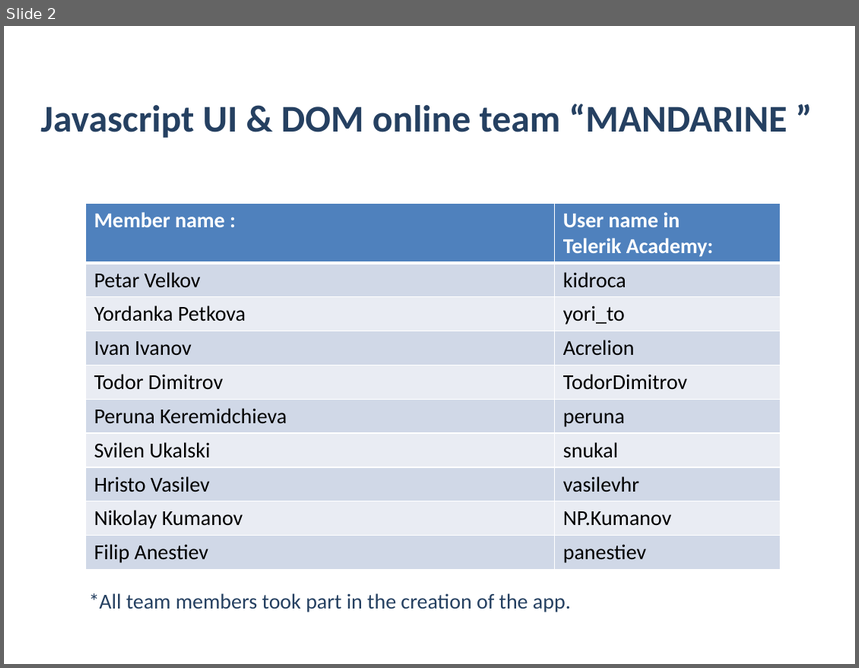
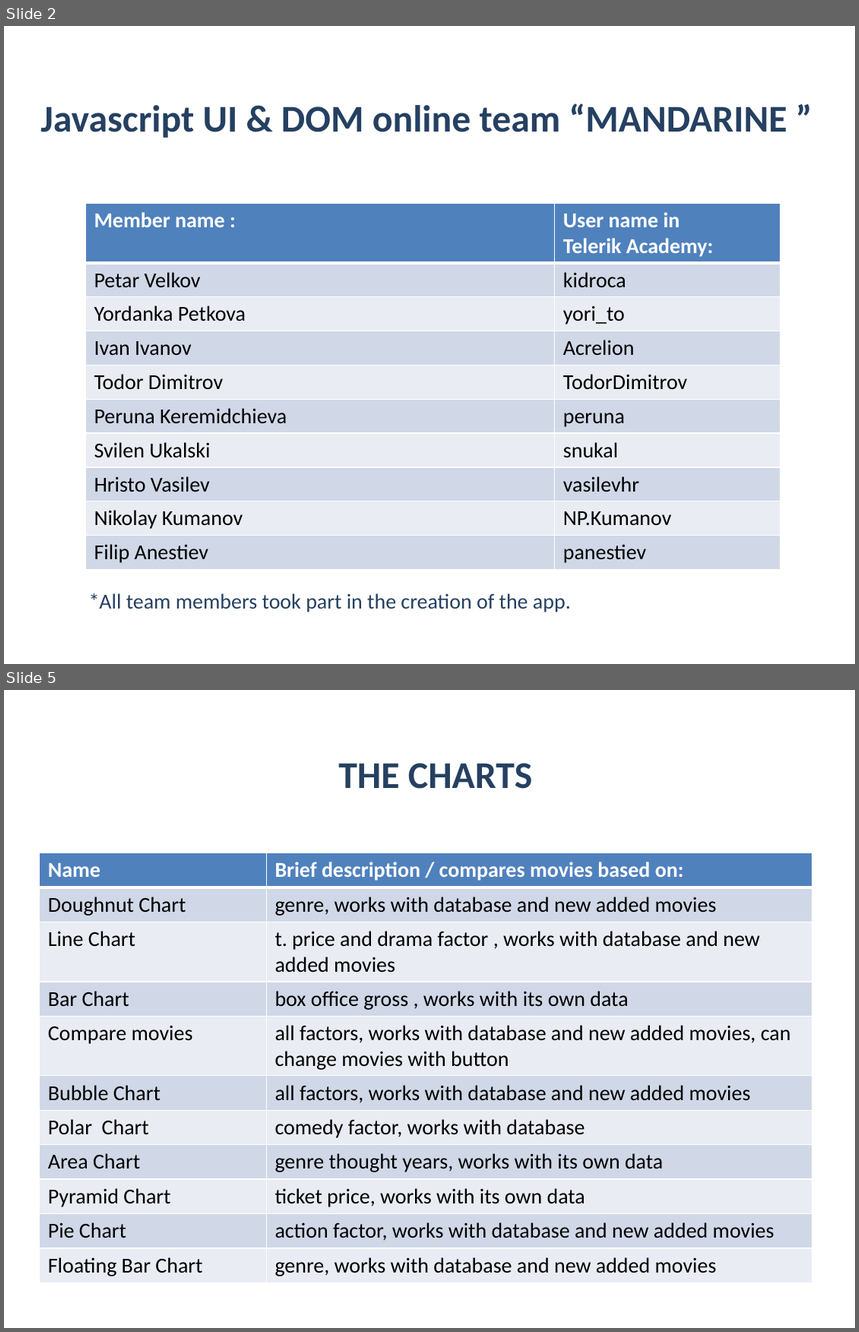
Before and after one commit to Acrelion/JS-Teamwork-Mandarine, a slide deck: Project Documentation/Presentation Mandarine.pptx. Shown one above the other, each under a label of ours: slide 2 before the commit, slides 2 and 5 after it; the slides between them are not shown. The pictures are 859x668 and 859x1332 pixels, drawn with LibreOffice and Linux fonts; fonts in the diff are those of the drawing; background and template pictures are left out. Boxes give left, top, right and bottom in pixels: in the first picture for what was removed or moved away, otherwise in the second. Text is boxed around its words. In the diff, an @@ line names an element or a change of style, - is before the commit and + after.

```diff
--- a/Project Documentation/Presentation Mandarine.pptx
+++ b/Project Documentation/Presentation Mandarine.pptx
@@ slide 5 added at box(4, 690, 855, 1328), background picture (left out) @@
@@ text added at box(338, 763, 532, 789), 32 pt, text #254061, bold @@
+THE CHARTS
@@ table added at box(40, 853, 813, 1284), 11 rows, 2 columns @@
+Name | Brief description / compares movies based on:
+Doughnut Chart | genre, works with database and new added movies
+Line Chart | t. price and drama factor , works with database and new added movies
+Bar Chart | box office gross , works with its own data
+Compare movies | all factors, works with database and new added movies, can change movies with button
+Bubble Chart | all factors, works with database and new added movies
+Polar Chart | comedy factor, works with database
+Area Chart | genre thought years, works with its own data
+Pyramid Chart | ticket price, works with its own data
+Pie Chart | action factor, works with database and new added movies
+Floating Bar Chart | genre, works with database and new added movies
```
Also in this commit, not shown: 2 slides changed, 1 other slide added, 3 slides removed.
